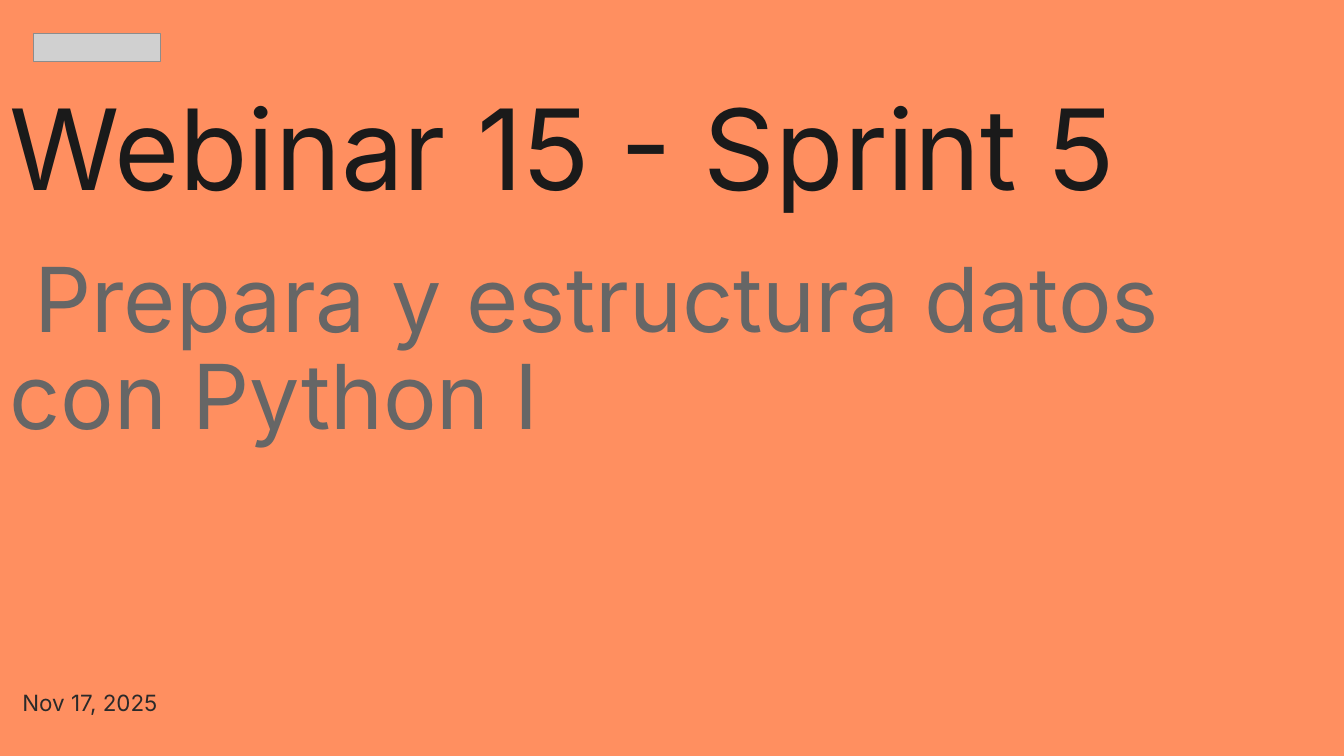
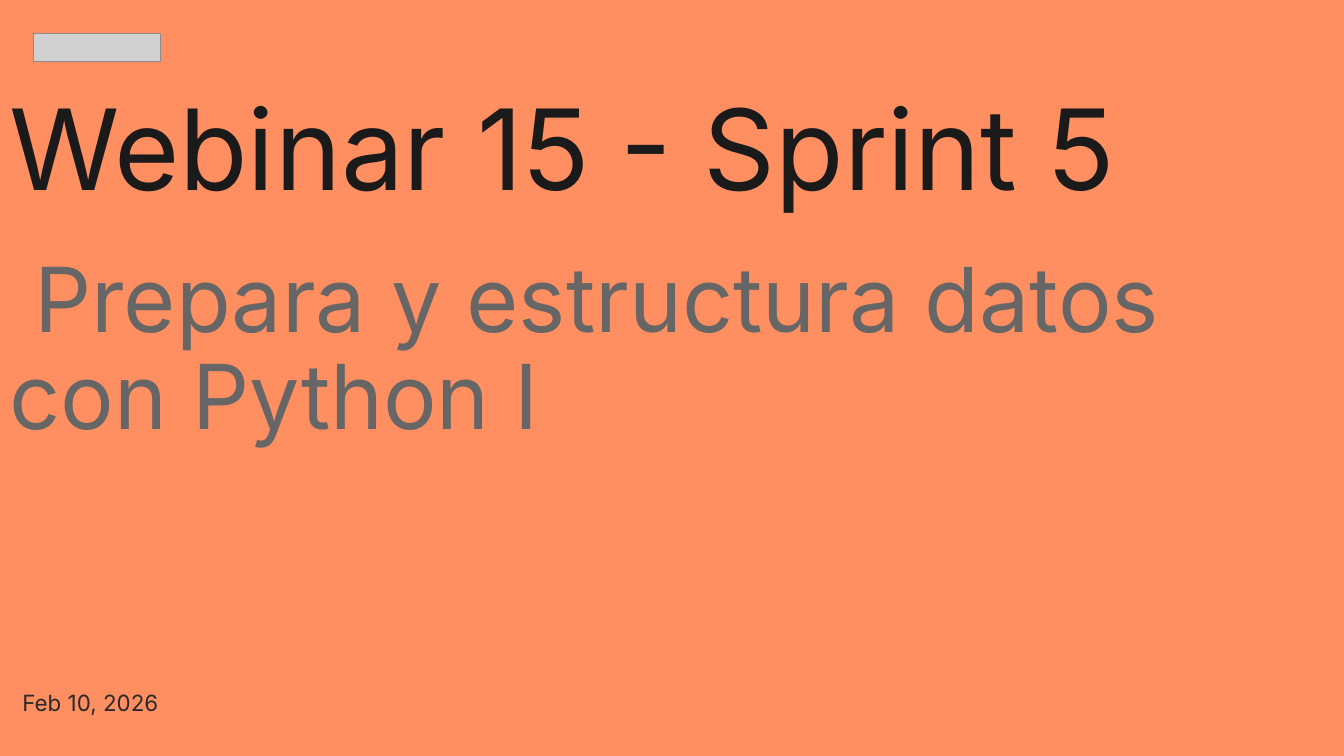
Before and after one commit to zyntonyson/bootcamp_ds_da, a slide deck: slide 1 of 05-da-v8-introduction-python/15-python-introduction.pptx. Drawn at 1344x756 pixels with LibreOffice and Linux fonts; fonts in the diff are those of the drawing; grey boxes stand for pictures. Boxes give left, top, right and bottom in pixels: in the first picture for what was removed or moved away, otherwise in the second. Text is boxed around its words. In the diff, an @@ line names an element or a change of style, - is before the commit and + after.

```diff
--- a/05-da-v8-introduction-python/15-python-introduction.pptx
+++ b/05-da-v8-introduction-python/15-python-introduction.pptx
@@ subtitle at [22, 694, 158, 715]: text changed @@
-Nov 17, 2025
+Feb 10, 2026
```
Also in this commit, not shown: 2 other slides changed, 5 other files.
